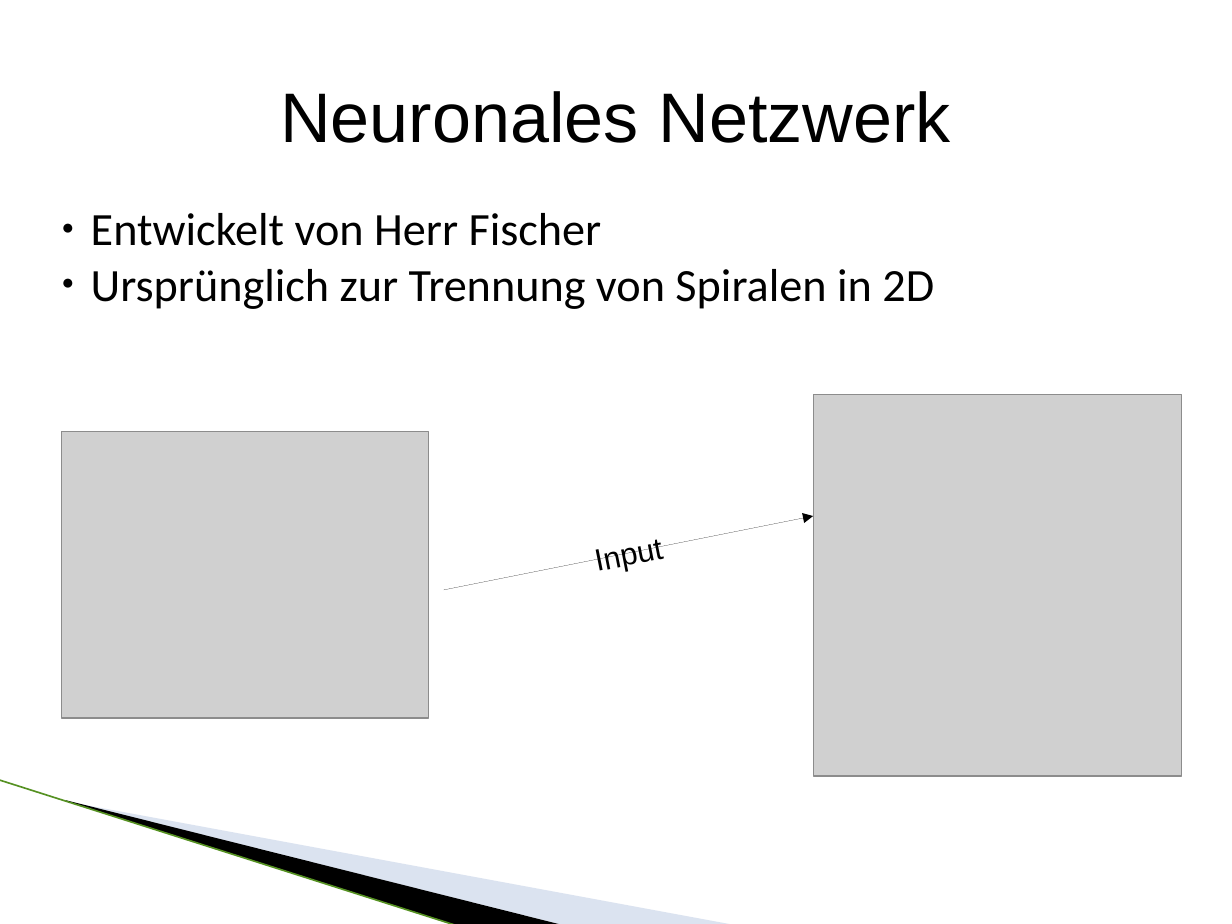
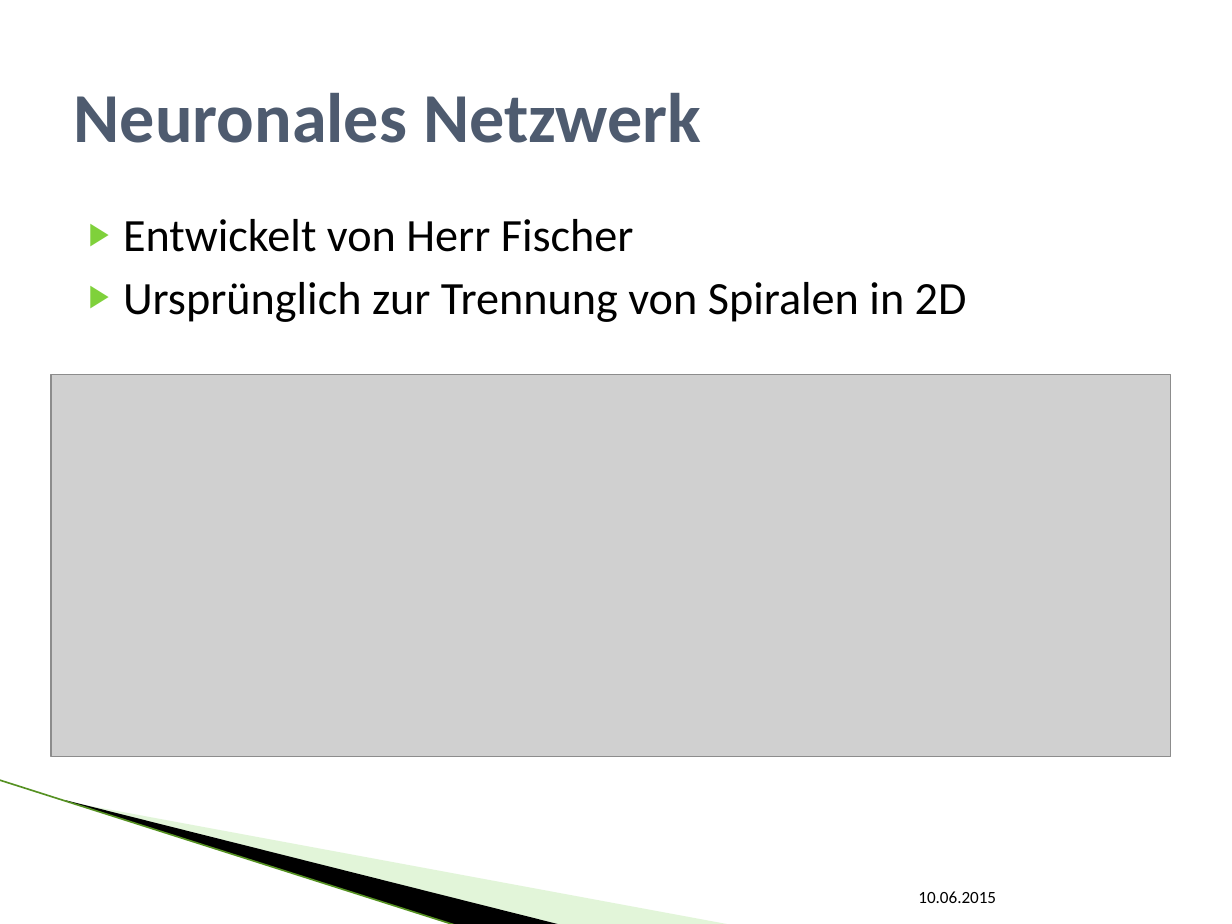
Before and after one commit to SEPSkyware6MM/StockForecast, a slide deck: slide 17 of ALR_Vortrag.pptx (slide 18 before the commit). Drawn at 1232x924 pixels with LibreOffice and Linux fonts; fonts in the diff are those of the drawing; grey boxes stand for pictures; background and template pictures are left out. Boxes give left, top, right and bottom in pixels: in the first picture for what was removed or moved away, otherwise in the second. Text is boxed around its words. In the diff, an @@ line names an element or a change of style, - is before the commit and + after.

```diff
--- a/ALR_Vortrag.pptx
+++ b/ALR_Vortrag.pptx
@@ title "Neuronales Netzwerk" at (x1=74, y1=93, x2=701, y2=143): font Arial to Calibri, text colour #000000 to #4E5B6F, bold on; alignment centre to left @@
@@ text "Entwickelt von Herr Fischer" at (x1=123, y1=219, x2=967, y2=322): bullet ● to ▶; more space between paragraphs @@
@@ picture added at (x1=51, y1=375, x2=1170, y2=756) @@
@@ picture removed at (x1=813, y1=394, x2=1181, y2=776) @@
@@ picture removed at (x1=62, y1=431, x2=429, y2=718) @@
@@ line removed at (x1=444, y1=516, x2=813, y2=590) @@
-Input
@@ line (0, 780) - (457, 924): stroke #559122 0.96 pt to #B1E399 0.95 pt @@
@@ freeform shape at (x1=65, y1=800, x2=563, y2=924): outline redrawn @@
@@ freeform shape at (x1=68, y1=801, x2=733, y2=924): fill #A7B9DB at 40% opacity to #B8E7A1 at 40% opacity @@
@@ text added at (x1=918, y1=891, x2=996, y2=903), 10 pt, text #000000 @@
+10.06.2015
```
Also in this commit, not shown: 18 other slides changed, 3 slides added, 2 slides removed.
